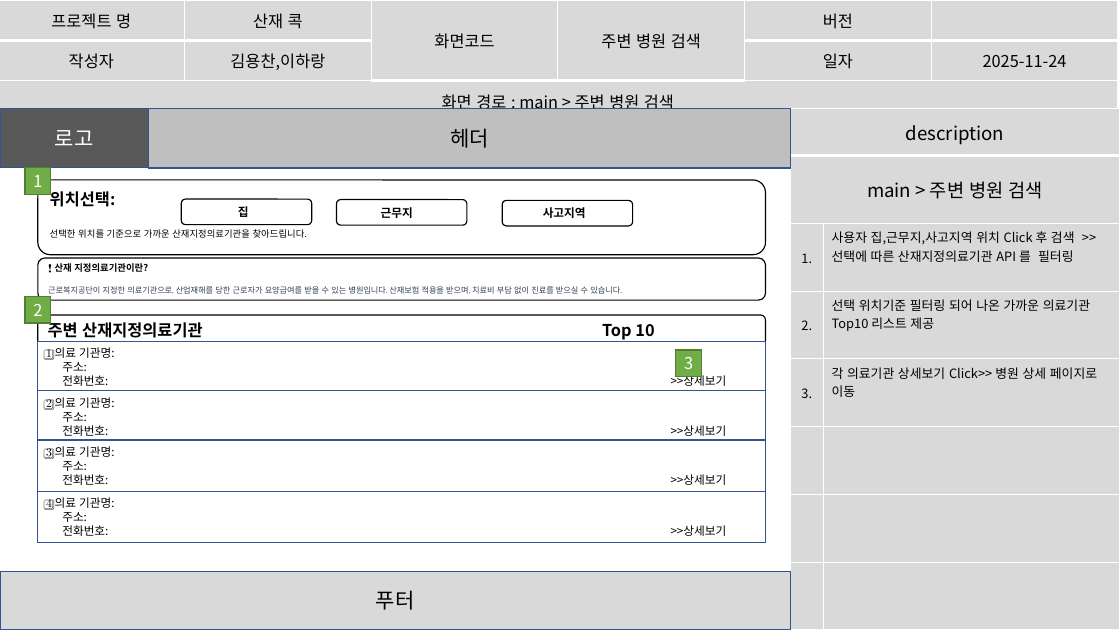
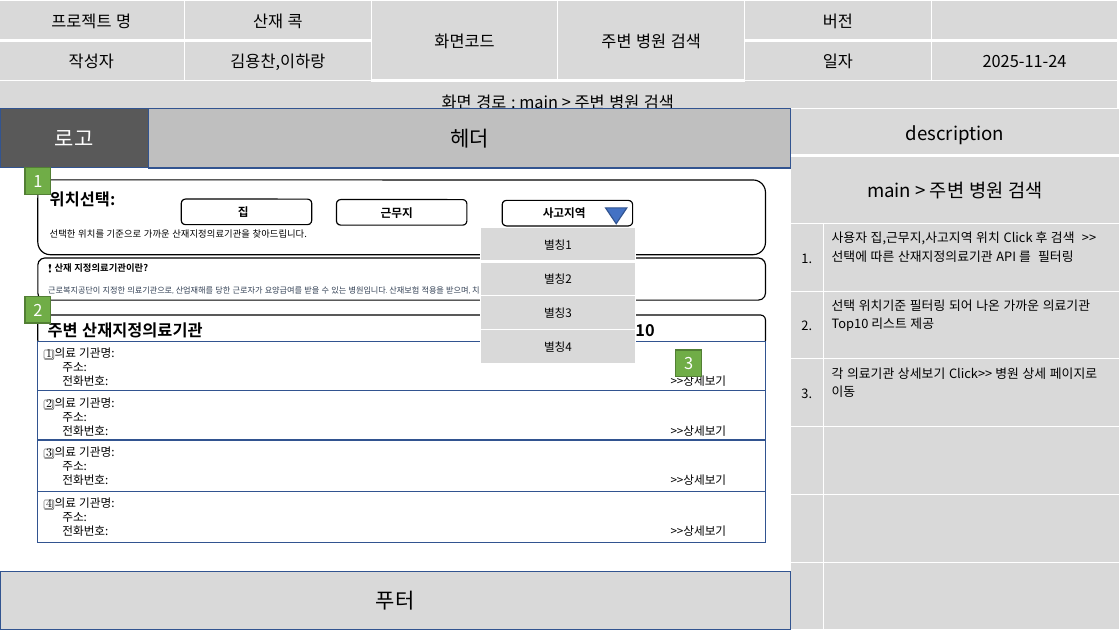
Before and after one commit to imyongchan/source, a slide deck: slide 49 of 최종 기획/스토리보드1201.pptx (slide 48 before the commit). Drawn at 1120x630 pixels with LibreOffice and Linux fonts; fonts in the diff are those of the drawing. Boxes give left, top, right and bottom in pixels: in the first picture for what was removed or moved away, otherwise in the second. Text is boxed around its words. In the diff, an @@ line names an element or a change of style, - is before the commit and + after.

```diff
--- a/최종 기획/스토리보드1201.pptx
+++ b/최종 기획/스토리보드1201.pptx
@@ triangle added at (x1=606, y1=208, x2=627, y2=223), fill #4472C4, outline #325491 1 pt @@
@@ table added at (x1=481, y1=227, x2=635, y2=363), 4 rows, 1 columns @@
+별칭1
+별칭2
+별칭3
+별칭4
```
Also in this commit, not shown: 13 other slides changed, 1 slide added, 1 slide removed.
